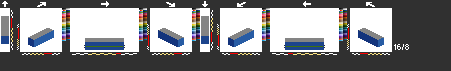
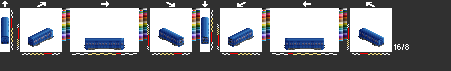
Before/after of a 451px x 71px layered artwork. What changed in the layer stack:
added layer "mm" above "modmmrlightr" over [1, 16, 384, 50]
added layer "mmr" above "fs" over [1, 16, 384, 50]
renamed "2" to "fmdsb1", hid it, painted on it over [1, 17, 384, 47]
renamed "1" to "fm", hid it, painted on it over [1, 16, 384, 50]
